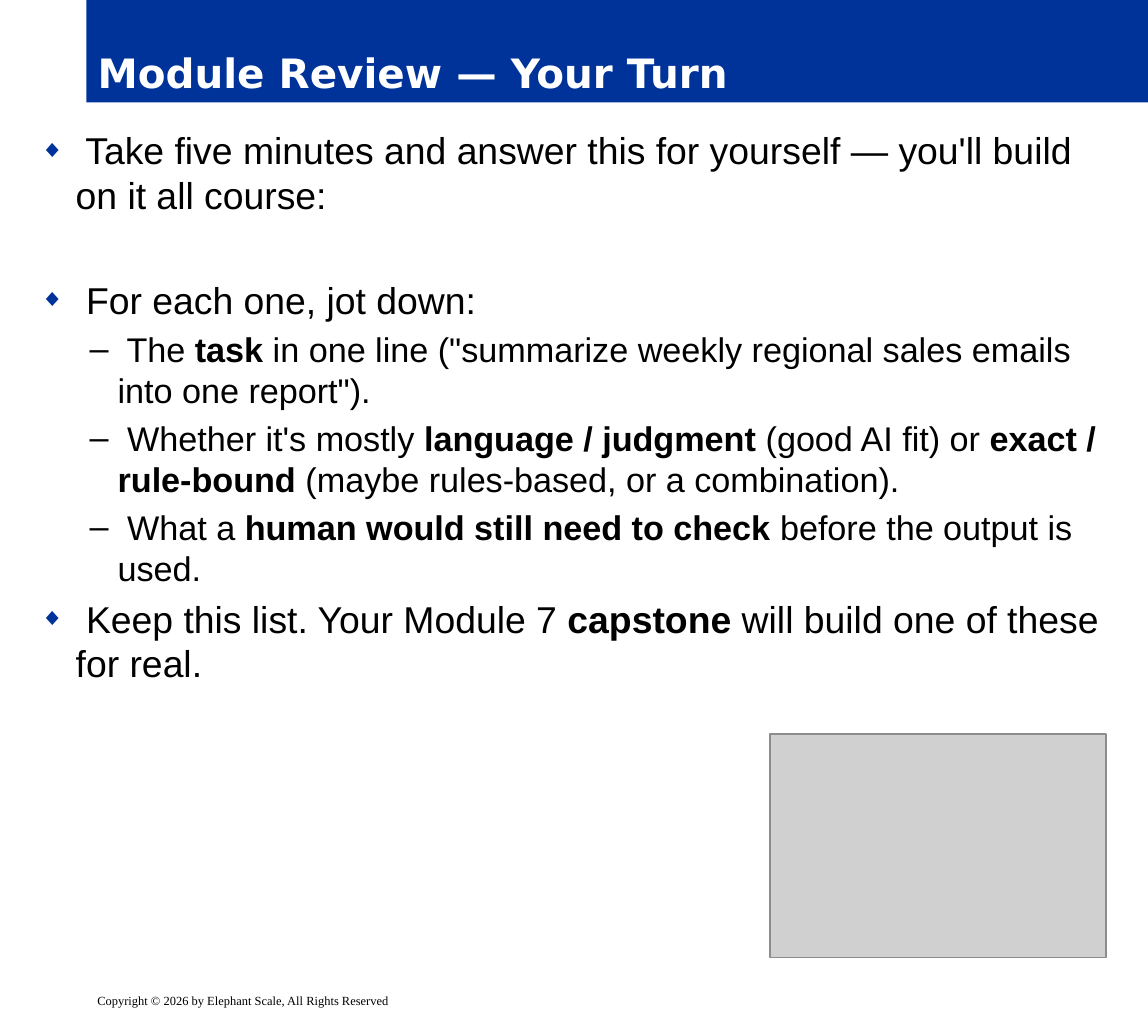
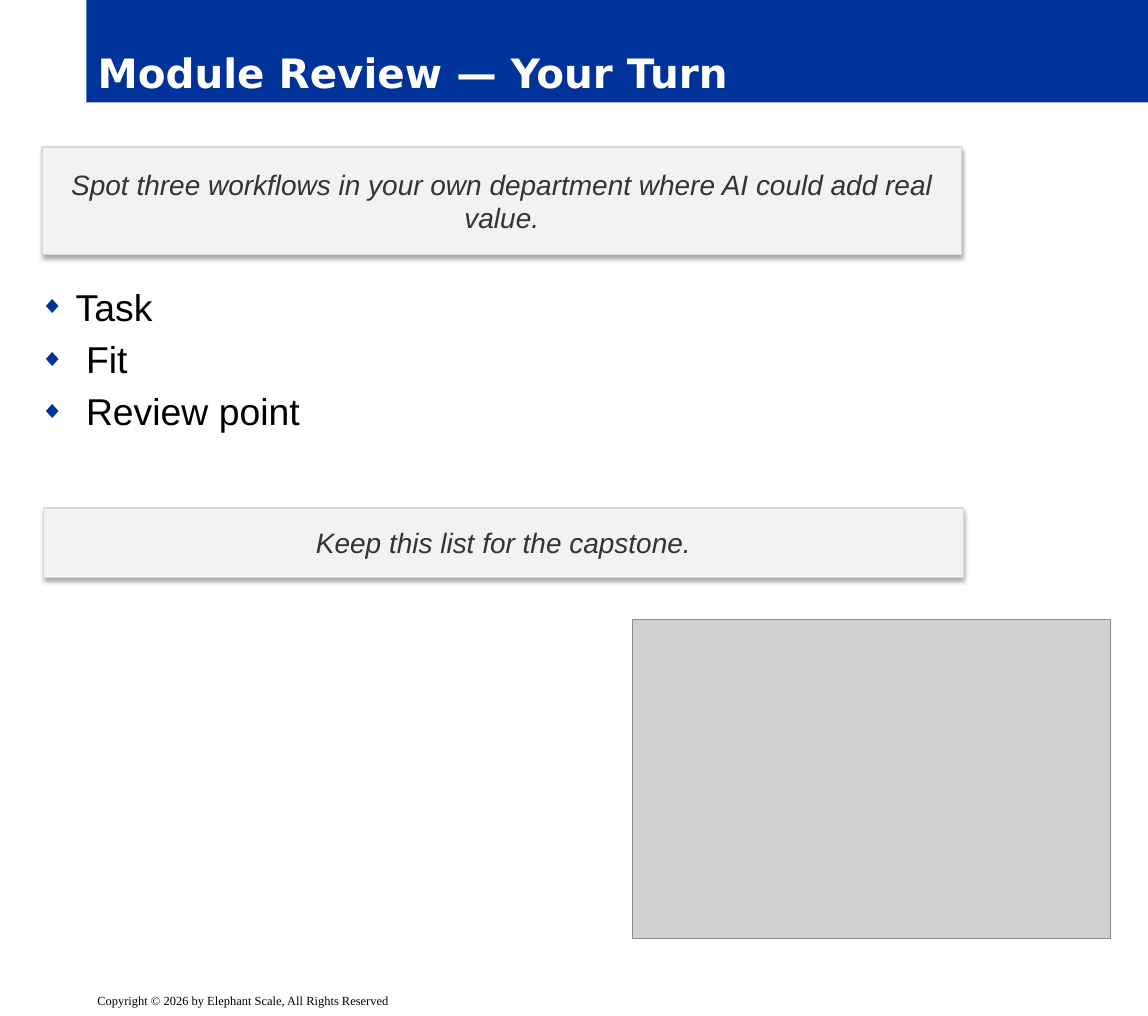
Before and after one commit to elephantscale/ai-automation-essentials, a slide deck: slide 21 of slides/release/01-foundations.pptx. Drawn at 1148x1016 pixels with LibreOffice and Linux fonts; fonts in the diff are those of the drawing; grey boxes stand for pictures; background and template pictures are left out. Boxes give left, top, right and bottom in pixels: in the first picture for what was removed or moved away, otherwise in the second. Text is boxed around its words. In the diff, an @@ line names an element or a change of style, - is before the commit and + after.

```diff
--- a/slides/release/01-foundations.pptx
+++ b/slides/release/01-foundations.pptx
@@ rectangle added at box(43, 147, 962, 254), fill #F2F2F2, outline #D9D9D9 0.75 pt, 18 pt, text #333333, italic @@
+Spot three workflows in your own department where AI could add real value.
@@ text at box(76, 294, 300, 433): text changed; size 22 to 24 pt @@
-◆ Take five minutes and answer this for yourself — you'll build on it all course:
-◆ For each one, jot down:
-  – The task in one line ("summarize weekly regional sales emails into one report").
-  – Whether it's mostly language / judgment (good AI fit) or exact / rule-bound (maybe rules-based, or a combination).
-  – What a human would still need to check before the output is used.
-◆ Keep this list. Your Module 7 capstone will build one of these for real.
+◆ Task
+◆ Fit
+◆ Review point
@@ rectangle added at box(44, 508, 963, 578), fill #F2F2F2, outline #D9D9D9 0.75 pt, 18 pt, text #333333, italic @@
+Keep this list for the capstone.
@@ picture: place and size @@
-picture at box(771, 735, 1107, 959)
+picture at box(632, 620, 1110, 940)
```
Also in this commit, not shown: 21 other slides changed.
